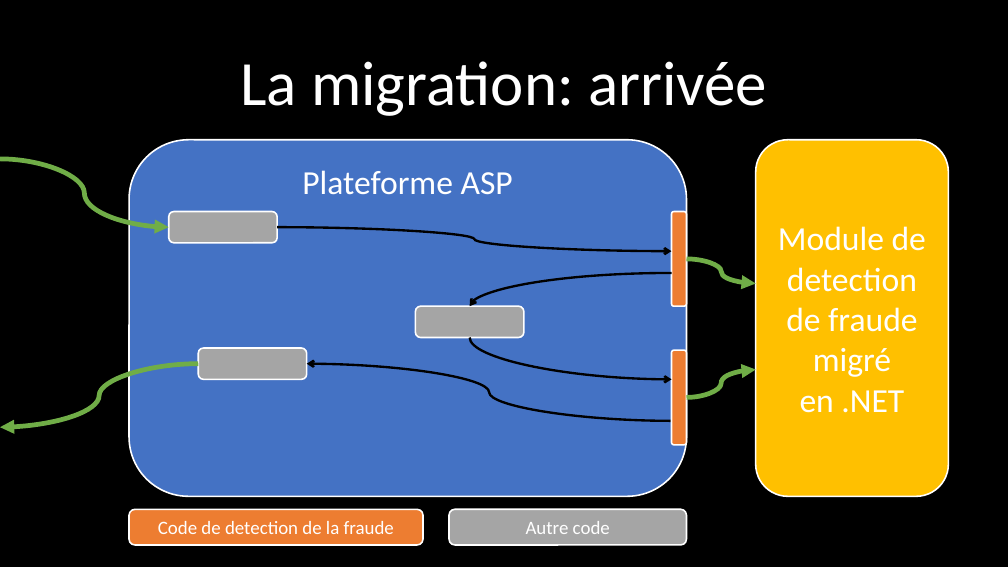
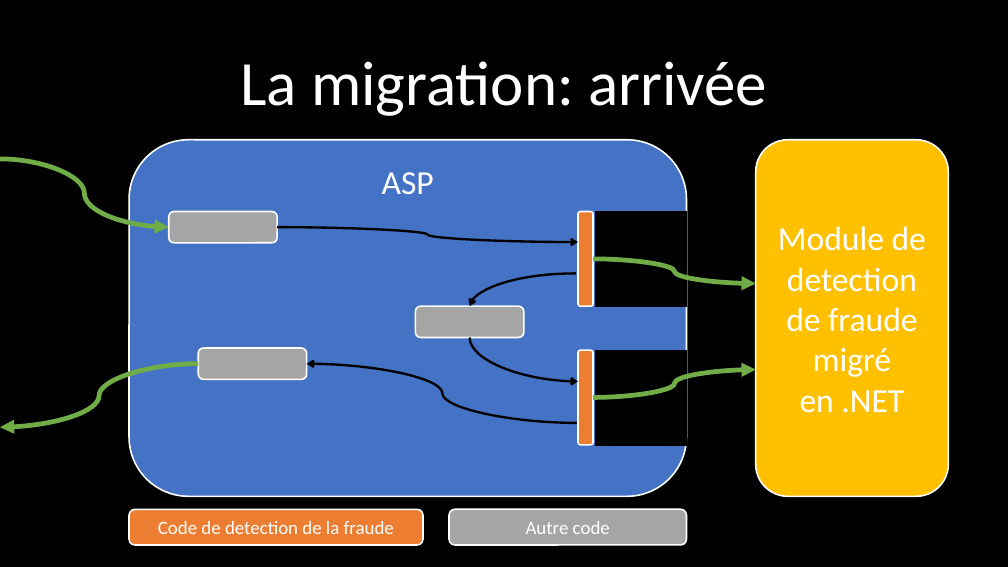
Before and after one commit to Pvlerick/DevDay2018, a slide deck: slide 4 of Slides.pptx (slide 5 before the commit). Drawn at 1008x567 pixels with LibreOffice and Linux fonts; fonts in the diff are those of the drawing. Boxes give left, top, right and bottom in pixels: in the first picture for what was removed or moved away, otherwise in the second. Text is boxed around its words. In the diff, an @@ line names an element or a change of style, - is before the commit and + after.

```diff
--- a/Slides.pptx
+++ b/Slides.pptx
@@ text in rounded rectangle at (382,172,434,194): text changed @@
-Plateforme ASP
+ASP
@@ curved arrow moved from (278, 228) - (671, 251) to (278, 228) - (578, 242) @@
@@ rounded rectangle: place and size @@
-rounded rectangle at (671,212,687,306)
+rounded rectangle at (578,212,594,306)
@@ rectangle added at (595,212,687,306), fill #000000, outline #000000 1 pt @@
@@ curved arrow moved from (687, 259) - (756, 284) to (593, 259) - (756, 284) @@
@@ curved arrow moved from (671, 273) - (470, 306) to (576, 274) - (470, 306) @@
@@ curved arrow moved from (470, 337) - (671, 380) to (470, 337) - (578, 382) @@
@@ rounded rectangle: place and size @@
-rounded rectangle at (671,350,687,445)
+rounded rectangle at (578,350,594,445)
@@ rectangle added at (596,351,687,445), fill #000000, outline #000000 1 pt @@
@@ curved arrow moved from (671, 421) - (307, 364) to (578, 423) - (307, 364) @@
@@ curved arrow moved from (687, 398) - (756, 370) to (593, 398) - (756, 370) @@
```
Also in this commit, not shown: 3 other slides changed, 3 slides added, 5 slides removed, 11 other files.
